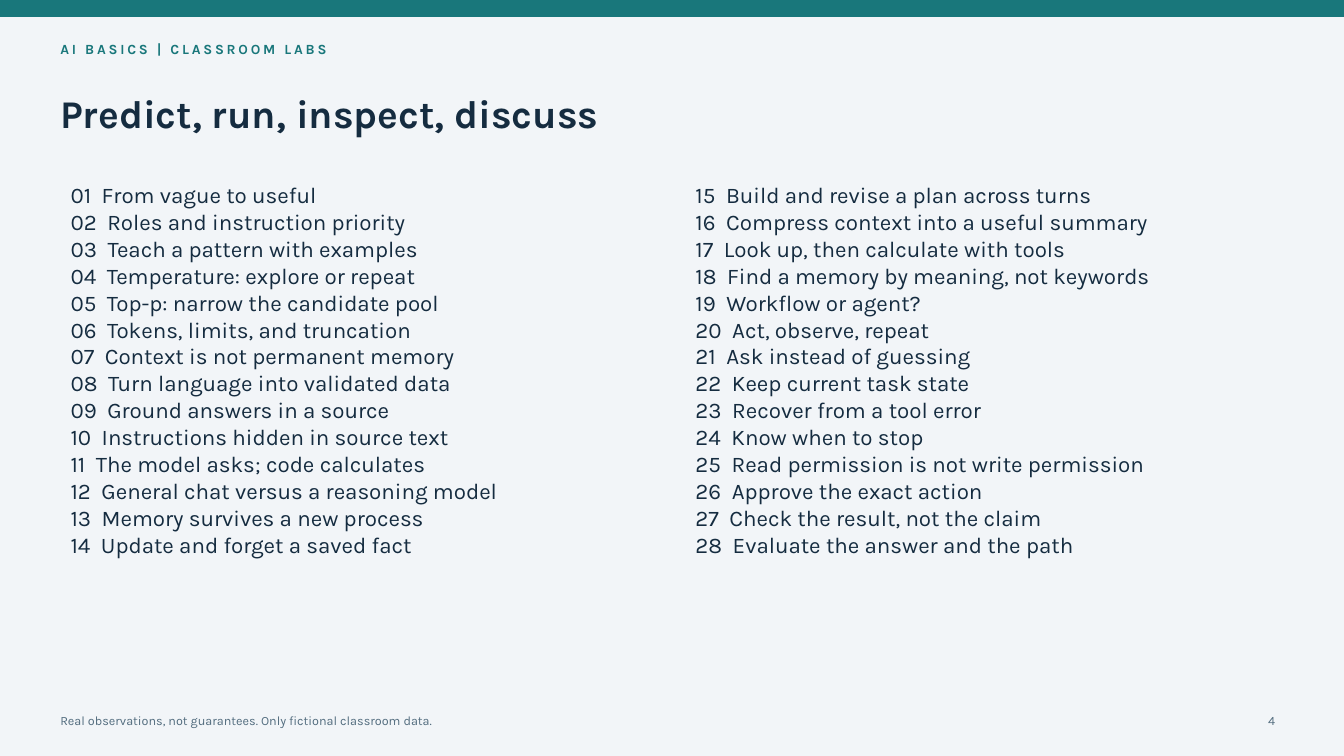
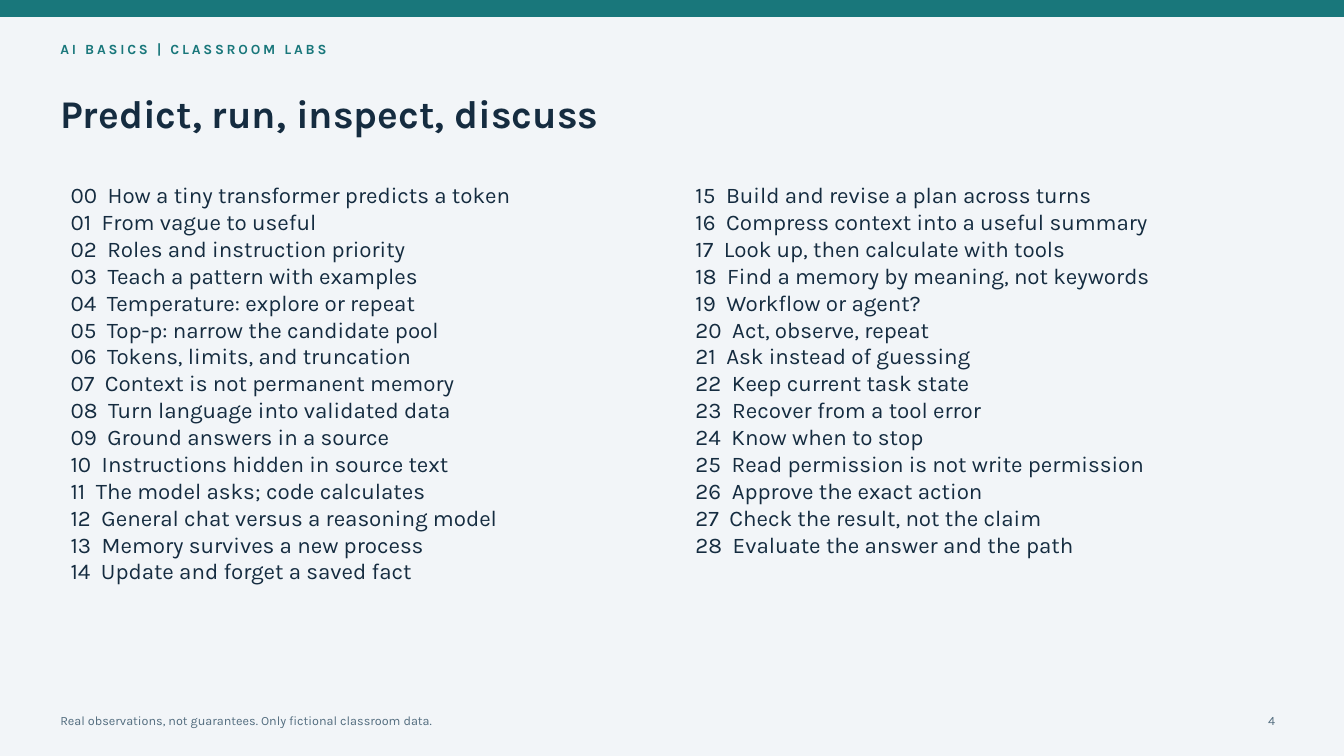
Before and after one commit to mifurm/AIBasics, a slide deck: slide 4 of deliverables/AI-Basics.pptx. Drawn at 1344x756 pixels with LibreOffice and Linux fonts; fonts in the diff are those of the drawing. Boxes give left, top, right and bottom in pixels: in the first picture for what was removed or moved away, otherwise in the second. Text is boxed around its words. In the diff, an @@ line names an element or a change of style, - is before the commit and + after.

```diff
--- a/deliverables/AI-Basics.pptx
+++ b/deliverables/AI-Basics.pptx
@@ text at box(71, 187, 510, 209): paragraph added @@
+00 How a tiny transformer predicts a token
```
Also in this commit, not shown: 31 other slides changed, 1 slide added, 26 other files.
